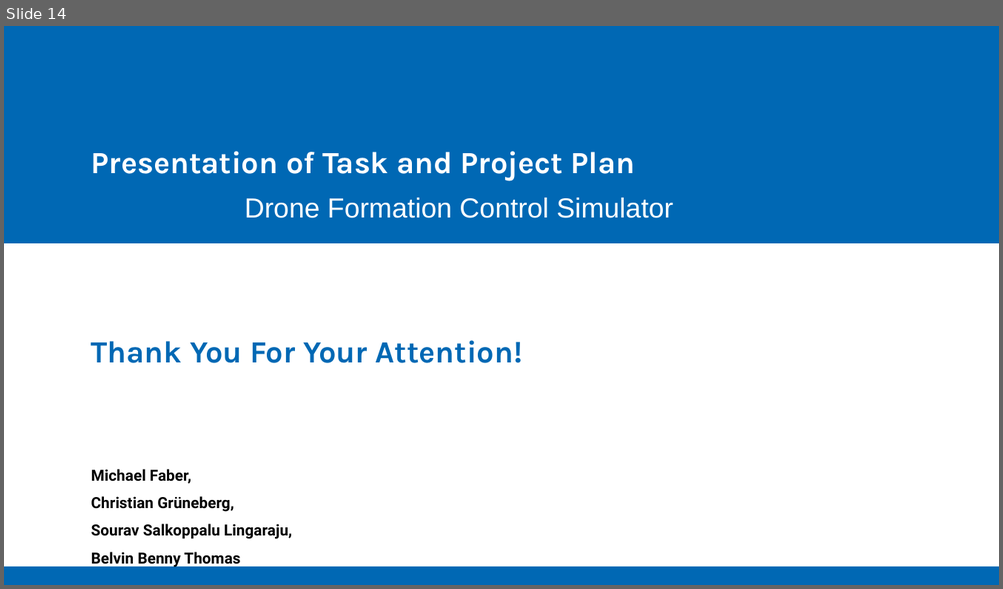
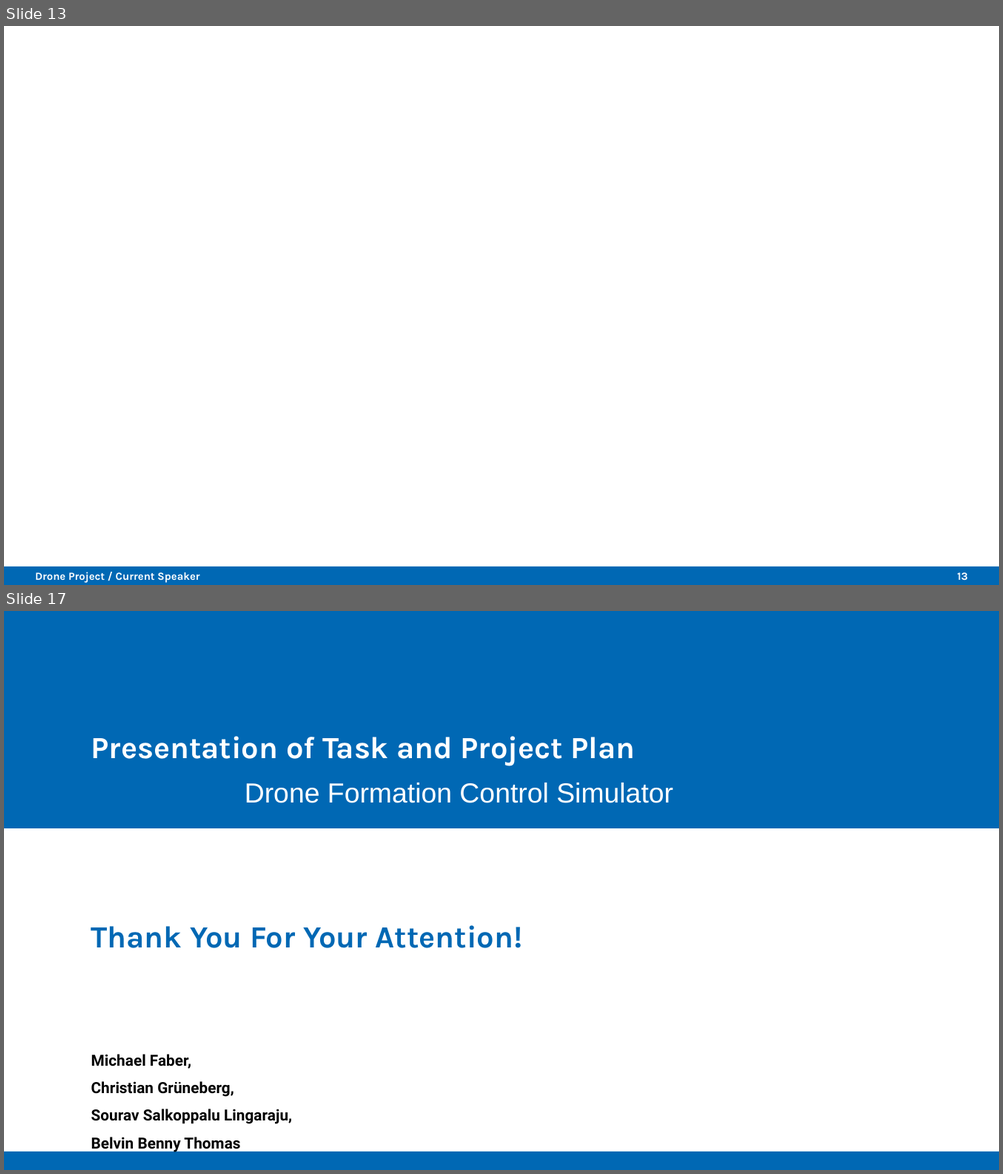
Before and after one commit to Belvin7/Drone_Project_personal-, a slide deck: AMS_Intermediate_Presentation.odp. Shown one above the other, each under a label of ours: slide 14 before the commit, slides 13 and 17 after it; the slides between them are not shown. The pictures are 1003x589 and 1003x1174 pixels, drawn with LibreOffice and Linux fonts; fonts in the diff are those of the drawing; background and template pictures are left out. Boxes give left, top, right and bottom in pixels: in the first picture for what was removed or moved away, otherwise in the second. Text is boxed around its words. In the diff, an @@ line names an element or a change of style, - is before the commit and + after.

```diff
--- a/AMS_Intermediate_Presentation.odp
+++ b/AMS_Intermediate_Presentation.odp
@@ slide 13 added at <box>4,26,999,585</box>, background #FFFFFF; not listed: 1 template element that a slide beside it also shows @@
@@ text added at <box>35,572,199,583</box>, 7.9 pt, text #FFFFFF, bold @@
+Drone Project / Current Speaker
@@ page number added at <box>957,573,967,581</box>, 7.9 pt, text #FFFFFF, bold @@
+13
@@ what was slide 14 is now slide 17 @@
```
Also in this commit, not shown: 13 slides changed, 2 other slides added.
